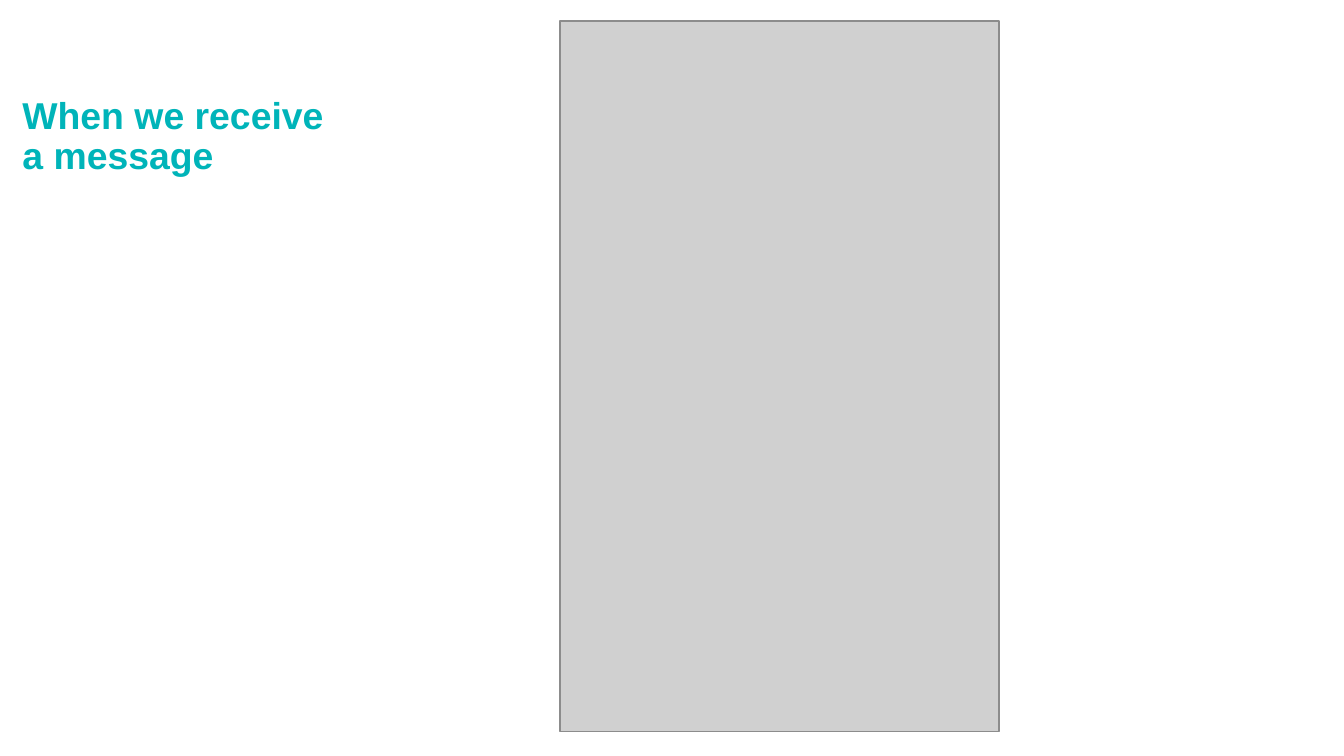
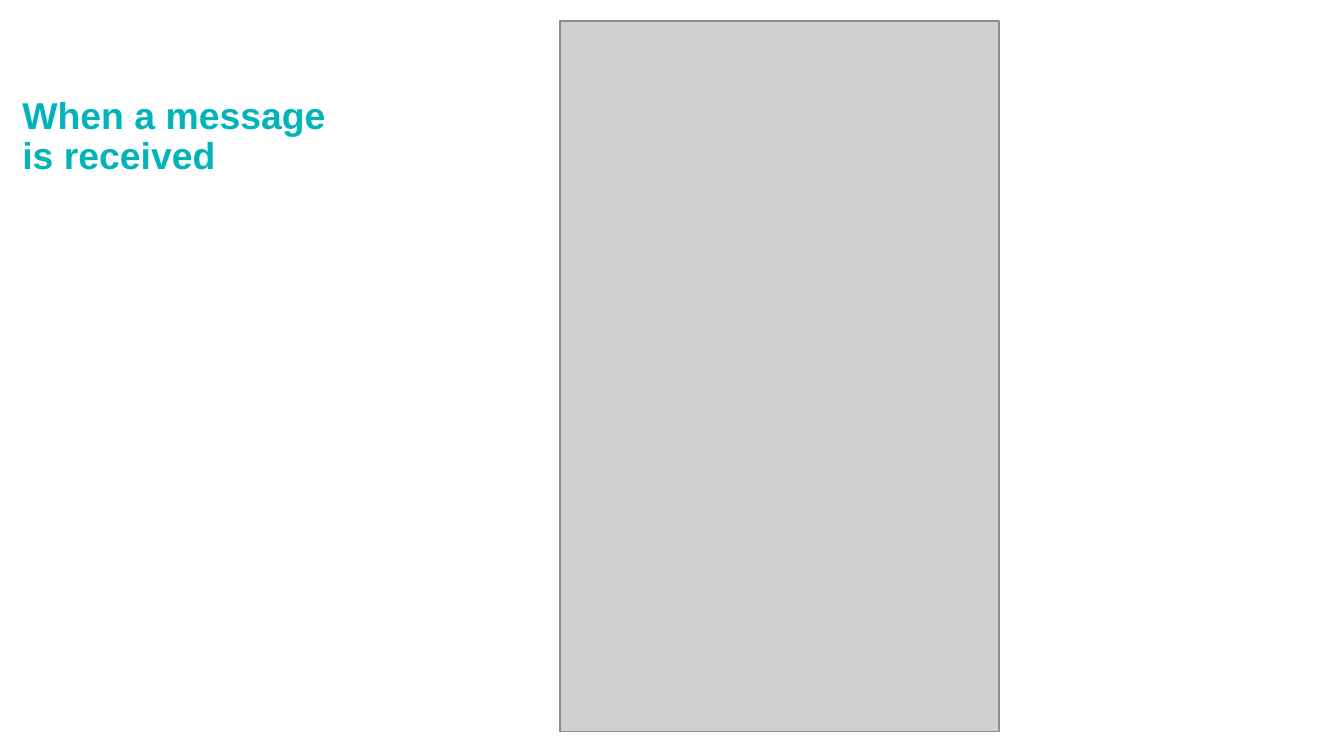
Before and after one commit to mpiresgro/AndroidAutoInfo, a slide deck: slide 10 of Final/Presentation_Joao_Mauro.pptx. Drawn at 1344x756 pixels with LibreOffice and Linux fonts; fonts in the diff are those of the drawing; grey boxes stand for pictures; background and template pictures are left out. Boxes give left, top, right and bottom in pixels: in the first picture for what was removed or moved away, otherwise in the second. Text is boxed around its words. In the diff, an @@ line names an element or a change of style, - is before the commit and + after.

```diff
--- a/Final/Presentation_Joao_Mauro.pptx
+++ b/Final/Presentation_Joao_Mauro.pptx
@@ text at <box>22,102,326,170</box>: text changed @@
-When we receive a message
+When a message is received
```
Also in this commit, not shown: 12 other slides changed, 18 slides removed.
